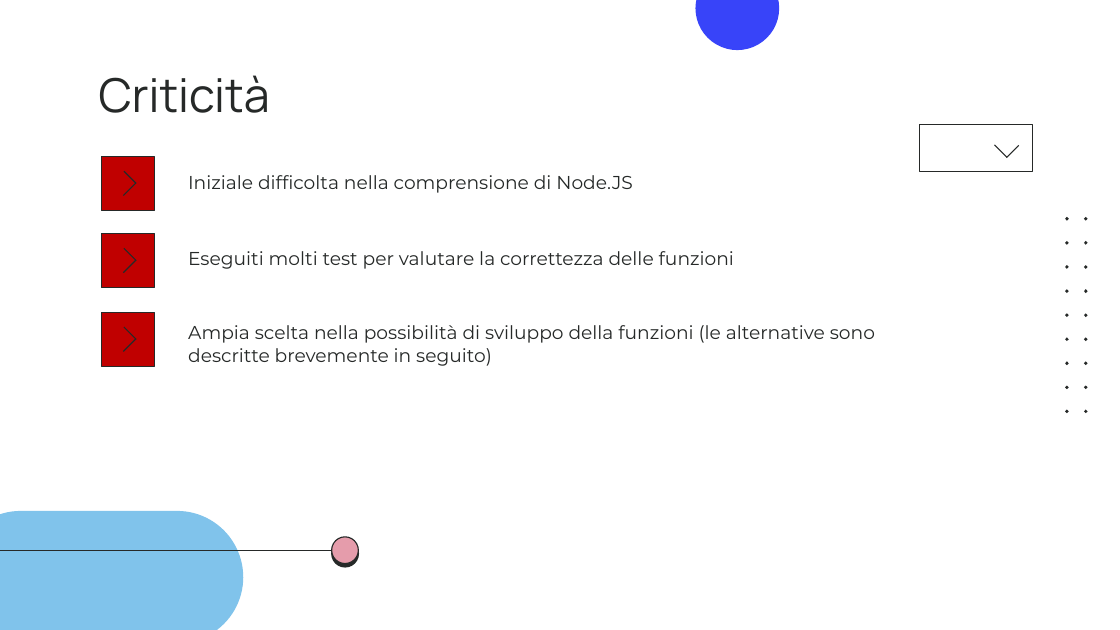
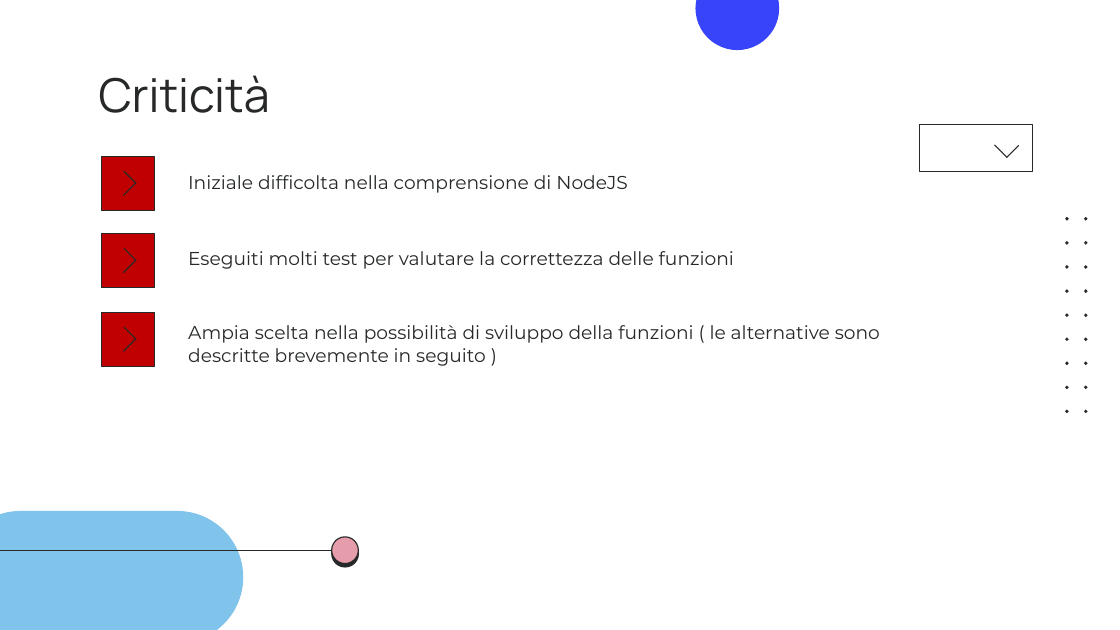
Before and after one commit to slocatelli30/CommuniTEDx, a slide deck: slide 38 of Progetto3.0/CommuniTEDx_3.0.pptx. Drawn at 1120x630 pixels with LibreOffice and Linux fonts; fonts in the diff are those of the drawing. Boxes give left, top, right and bottom in pixels: in the first picture for what was removed or moved away, otherwise in the second. Text is boxed around its words. In the diff, an @@ line names an element or a change of style, - is before the commit and + after.

```diff
--- a/Progetto3.0/CommuniTEDx_3.0.pptx
+++ b/Progetto3.0/CommuniTEDx_3.0.pptx
@@ text at (x1=188, y1=175, x2=628, y2=193): text changed @@
-Iniziale difficolta nella comprensione di Node.JS
+Iniziale difficolta nella comprensione di NodeJS
@@ text at (x1=188, y1=325, x2=880, y2=366): spaces changed @@
-Ampia scelta nella possibilità di sviluppo della funzioni (le alternative sono descritte brevemente in seguito)
+Ampia scelta nella possibilità di sviluppo della funzioni ( le alternative sono descritte brevemente in seguito )
```
Also in this commit, not shown: 11 other slides changed, 1 other file.
